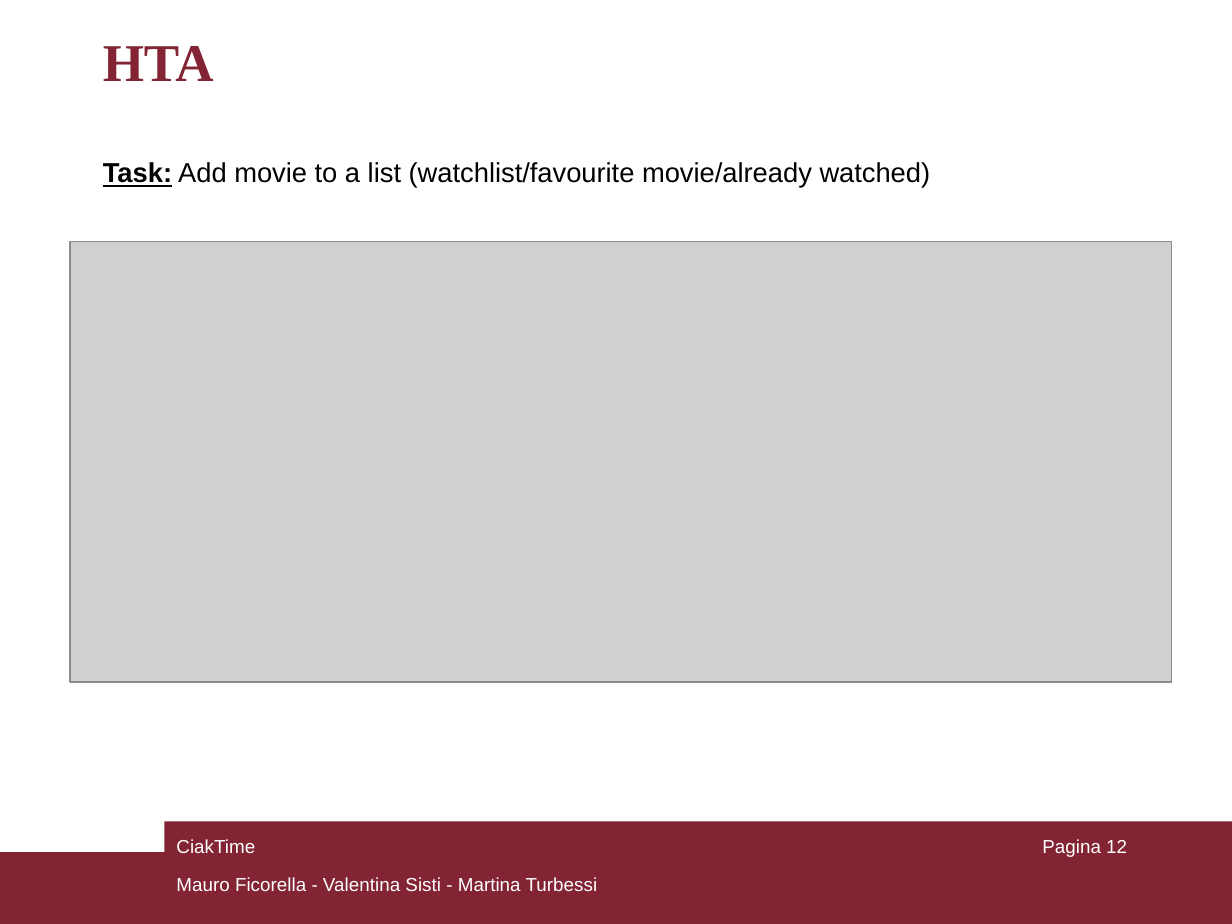
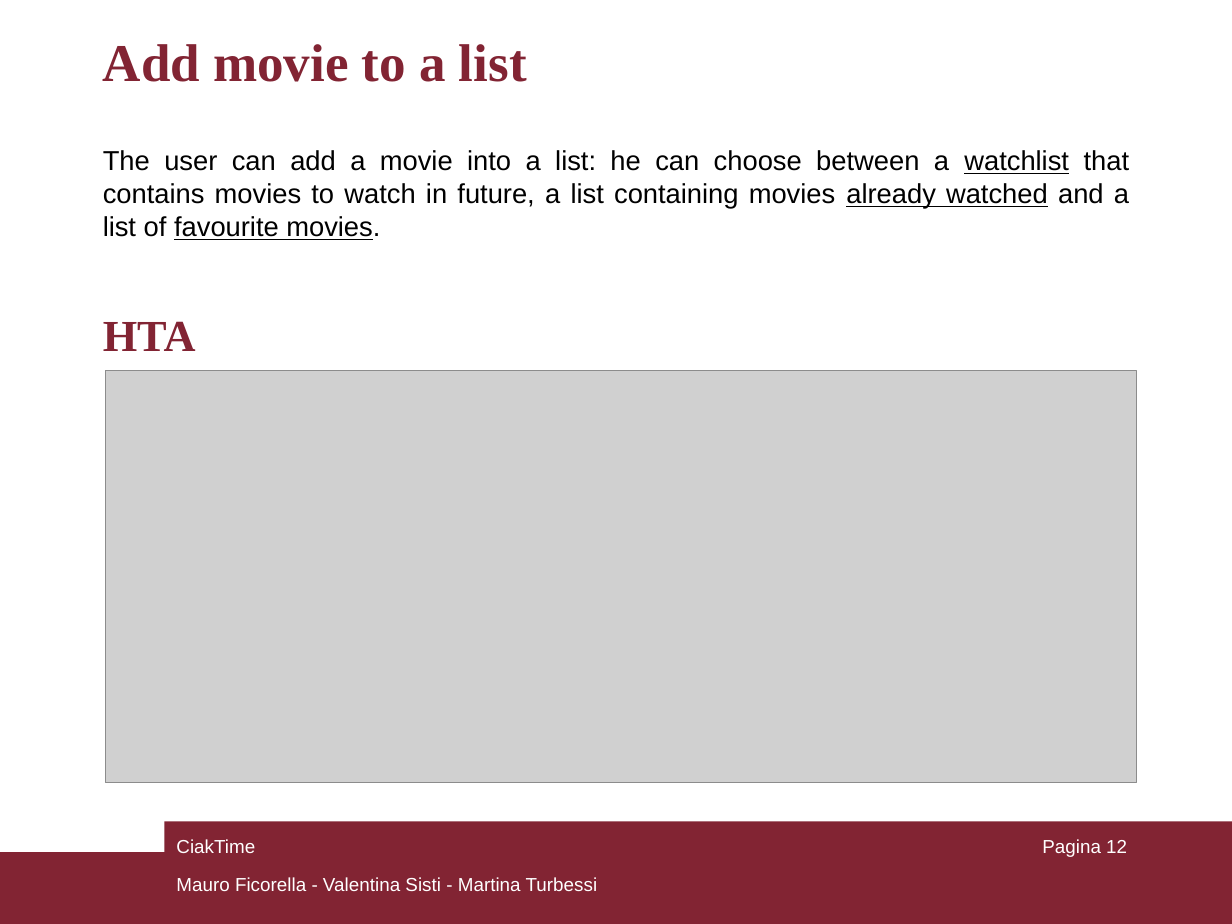
Before and after one commit to mauroficorella/Human-Computer-Interaction, a slide deck: slide 12 of Documentazione/CiakTime_HCI.ppt. Drawn at 1232x924 pixels with LibreOffice and Linux fonts; fonts in the diff are those of the drawing; grey boxes stand for pictures. Boxes give left, top, right and bottom in pixels: in the first picture for what was removed or moved away, otherwise in the second. Text is boxed around its words. In the diff, an @@ line names an element or a change of style, - is before the commit and + after.

```diff
--- a/Documentazione/CiakTime_HCI.ppt
+++ b/Documentazione/CiakTime_HCI.ppt
@@ text at [103,44,527,82]: text changed; size 16 to 31 pt; font Arial to Times New Roman; text colour #000000 to #822433; bold on @@
-Task: Add movie to a list (watchlist/favourite movie/already watched)
+Add movie to a list
@@ text added at [103,150,1130,240], 16 pt, text #000000 @@
+The user can add a movie into a list: he can choose between a watchlist that contains movies to watch in future, a list containing movies already watched and a list of favourite movies.
@@ text "HTA": place and size @@
-text "HTA" at [103,46,214,81]
+text "HTA" at [103,321,196,351]
@@ text "HTA" at [103,321,196,351]: size 31 to 25.9 pt; line spacing 0.8 to 0.9 @@
@@ picture: place and size @@
-picture at [70,241,1172,681]
+picture at [106,371,1137,782]
```
Also in this commit, not shown: 3 other slides changed, 1 other file.
